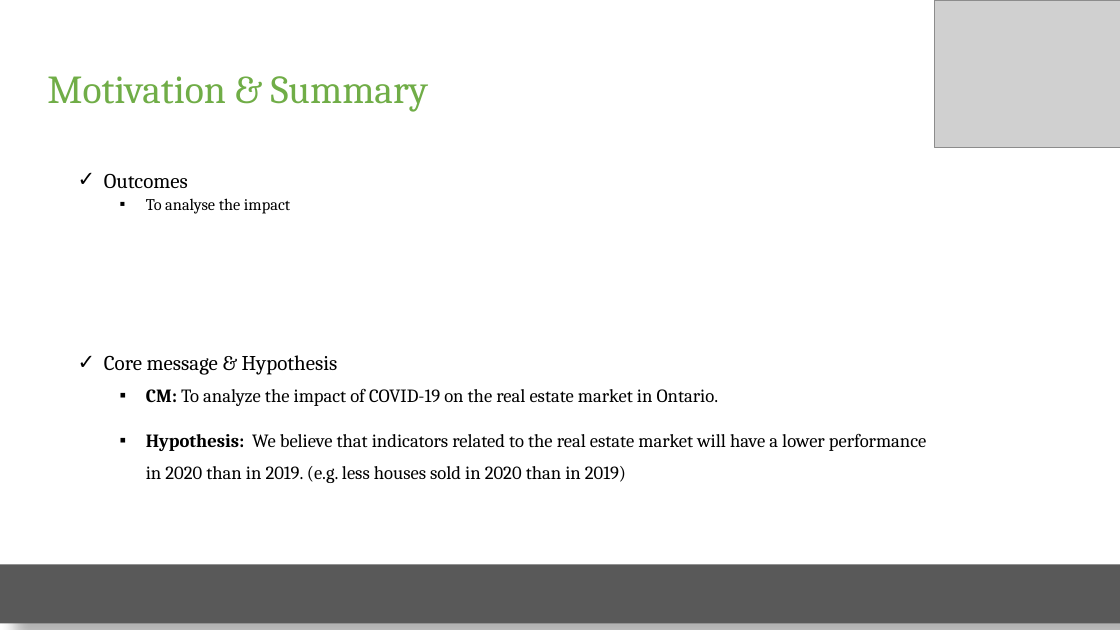
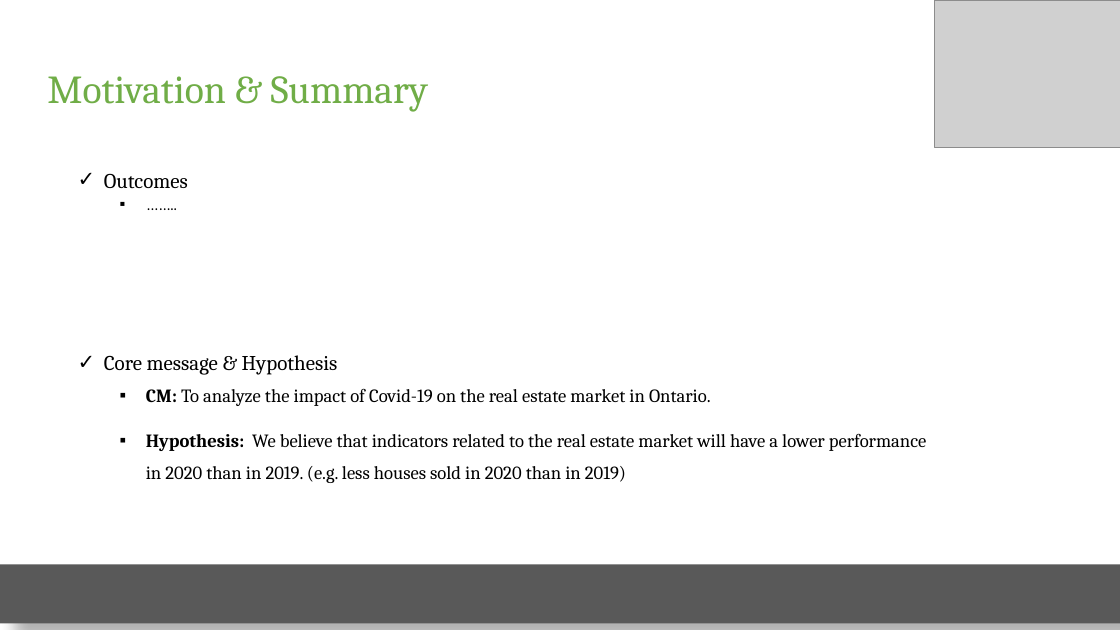
Before and after one commit to elubanska/GTA_real_estate_market, a slide deck: slide 3 of Real Estate Mkt.pptx. Drawn at 1120x630 pixels with LibreOffice and Linux fonts; fonts in the diff are those of the drawing; grey boxes stand for pictures. Boxes give left, top, right and bottom in pixels: in the first picture for what was removed or moved away, otherwise in the second. Text is boxed around its words. In the diff, an @@ line names an element or a change of style, - is before the commit and + after.

```diff
--- a/Real Estate Mkt.pptx
+++ b/Real Estate Mkt.pptx
@@ text at bbox=[146, 198, 290, 214]: text changed @@
-  ▪ To analyse the impact
+  ▪ ……..
@@ text at bbox=[146, 388, 711, 406]: text changed @@
-▪ CM: To analyze the impact of COVID-19 on the real estate market in Ontario.
+▪ CM: To analyze the impact of Covid-19 on the real estate market in Ontario.
```
Also in this commit, not shown: 6 other slides changed.
